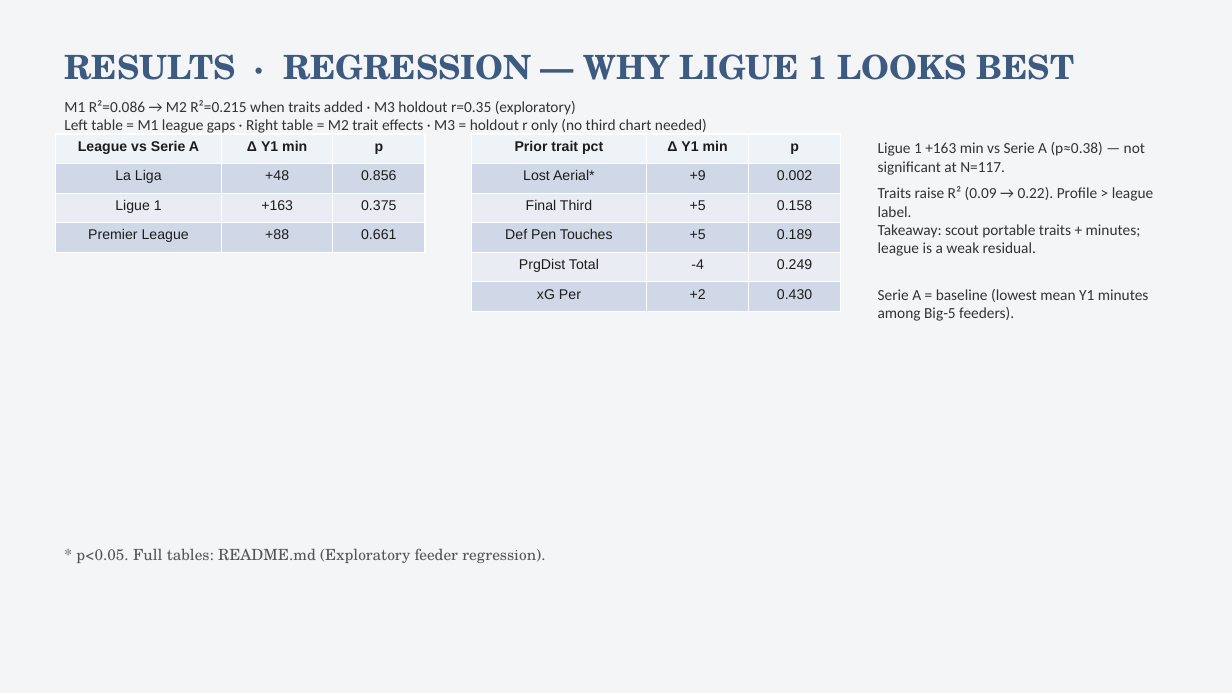
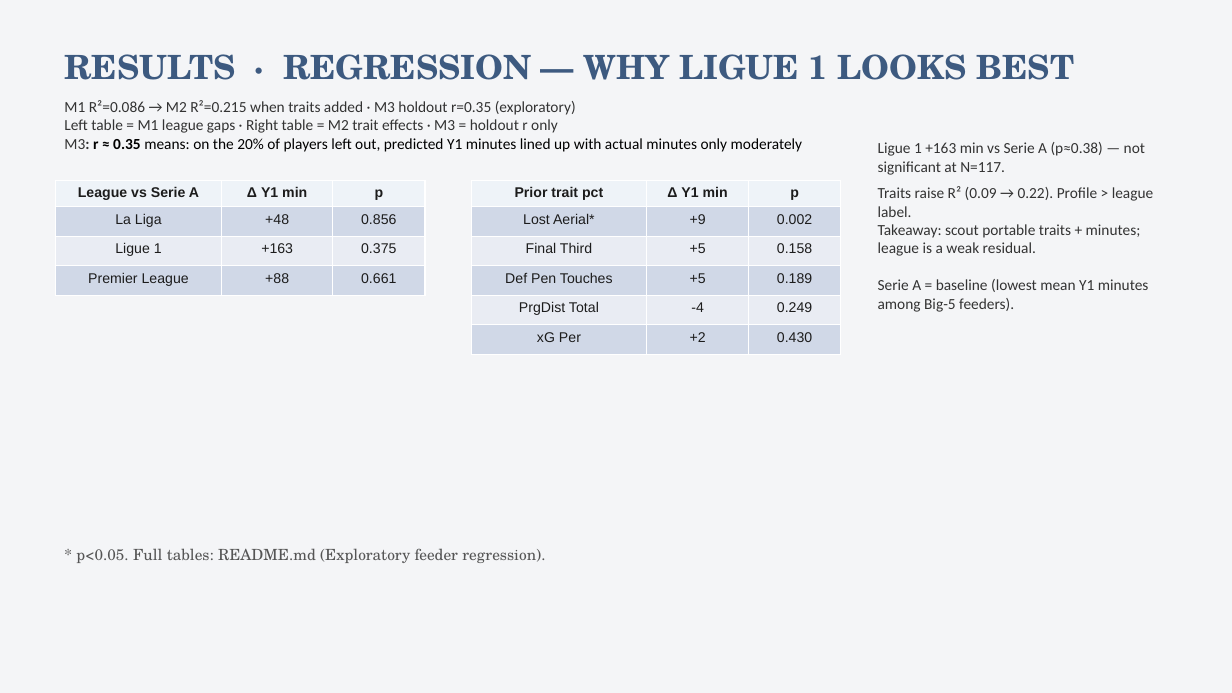
Before and after one commit to colbymorris08/bundesliga-transfer-traits, a slide deck: slide 18 of bundesliga_transfer_traits.pptx. Drawn at 1232x693 pixels with LibreOffice and Linux fonts; fonts in the diff are those of the drawing. Boxes give left, top, right and bottom in pixels: in the first picture for what was removed or moved away, otherwise in the second. Text is boxed around its words. In the diff, an @@ line names an element or a change of style, - is before the commit and + after.

```diff
--- a/bundesliga_transfer_traits.pptx
+++ b/bundesliga_transfer_traits.pptx
@@ text at <box>64,100,803,152</box>: text changed @@
-M1 R²=0.086 → M2 R²=0.215 when traits added · M3 holdout r=0.35 (exploratory)
-Left table = M1 league gaps · Right table = M2 trait effects · M3 = holdout r only (no third chart needed)
+M1 R²=0.086 → M2 R²=0.215 when traits added · M3 holdout r=0.35 (exploratory)
+Left table = M1 league gaps · Right table = M2 trait effects · M3 = holdout r only
+M3: r ≈ 0.35 means: on the 20% of players left out, predicted Y1 minutes lined up with actual minutes only moderately
@@ text "Ligue 1 +163 min vs ..." rewrapped from <box>878,142,1153,321</box> to <box>878,142,1153,312</box> @@
@@ table: place and size @@
-table at <box>55,134,425,252</box>
+table at <box>55,180,425,295</box>
@@ table: place and size @@
-table at <box>471,134,841,311</box>
+table at <box>471,180,841,354</box>
```
Also in this commit, not shown: 11 other slides changed.
